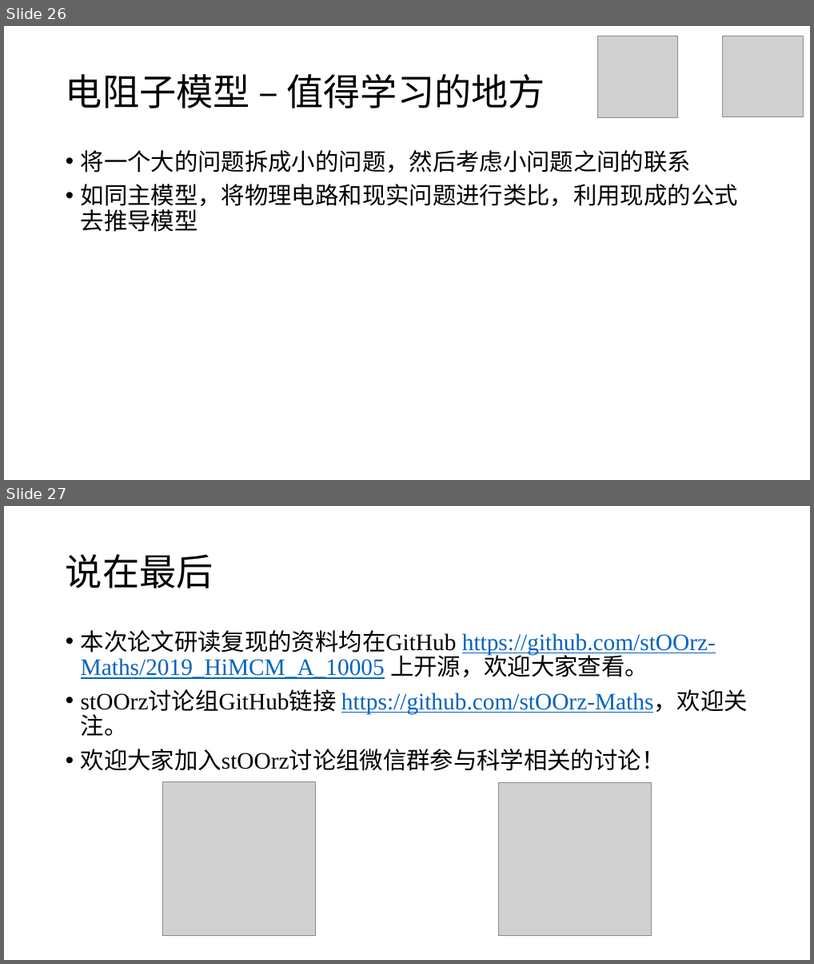
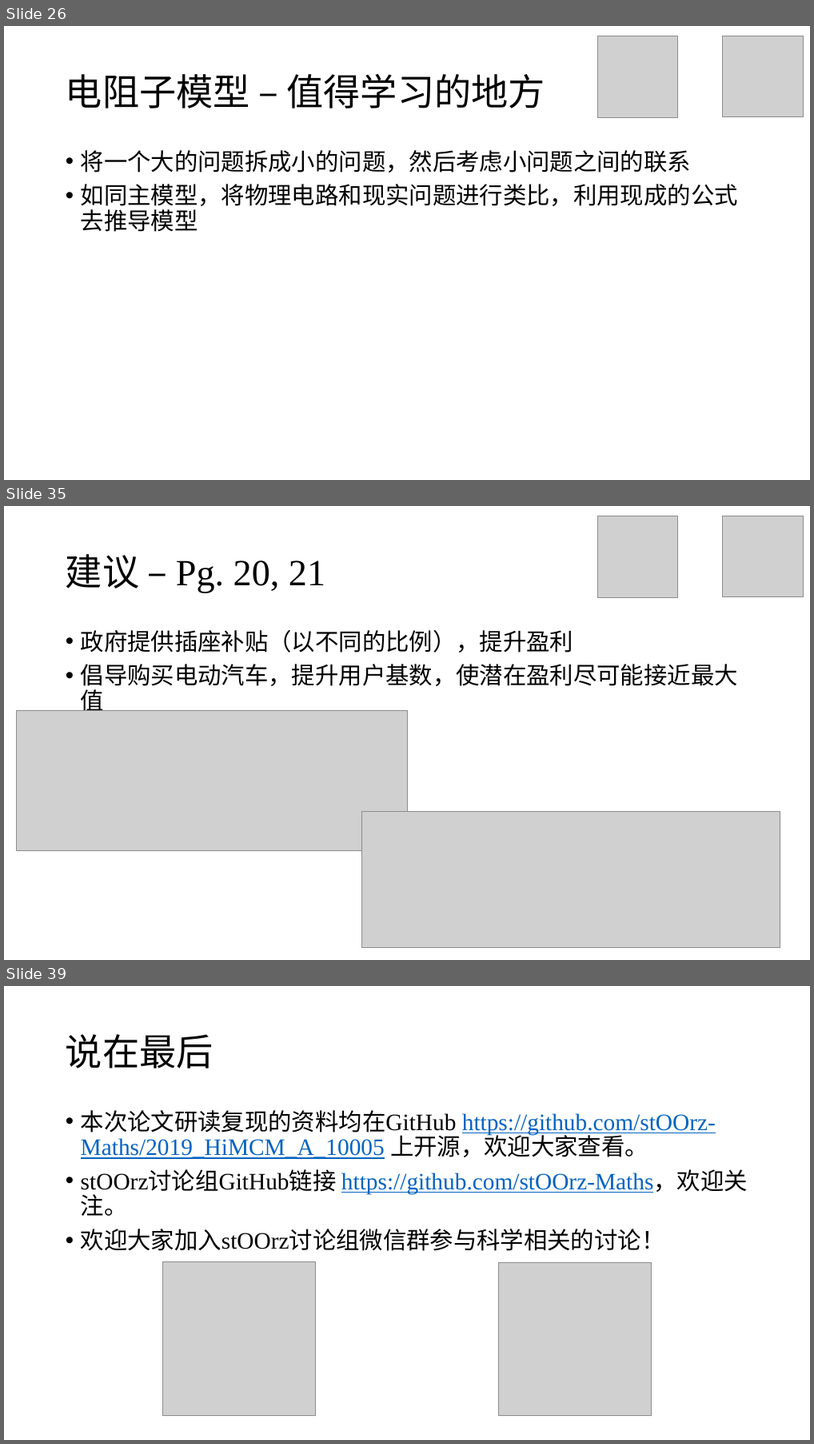
Before and after one commit to stOOrz-Science-Mind/2019_HiMCM_A_10006, a slide deck: 10005.pptx. Shown one above the other, each under a label of ours: slides 26 and 27 before the commit, slides 26, 35 and 39 after it; the slides between them are not shown. The pictures are 814x964 and 814x1444 pixels, drawn with LibreOffice and Linux fonts; fonts in the diff are those of the drawing; grey boxes stand for pictures. Boxes give left, top, right and bottom in pixels: in the first picture for what was removed or moved away, otherwise in the second. Text is boxed around its words. In the diff, an @@ line names an element or a change of style, - is before the commit and + after.

```diff
--- a/10005.pptx
+++ b/10005.pptx
@@ slide 35 added at [4,506,810,960], background #FFFFFF @@
@@ picture added at [598,516,678,597] @@
@@ picture added at [723,516,804,596] @@
@@ title added at [66,554,326,593], 44 pt, text #000000 @@
+建议 – Pg. 20, 21
@@ text added at [81,630,738,711], 28 pt, text #000000 @@
+• 政府提供插座补贴（以不同的比例），提升盈利
+• 倡导购买电动汽车，提升用户基数，使潜在盈利尽可能接近最大值
@@ picture added at [17,710,407,850] @@
@@ picture added at [362,811,780,947] @@
@@ what was slide 27 is now slide 39 @@
```
Also in this commit, not shown: 3 slides changed, 11 other slides added, 2 other files.
